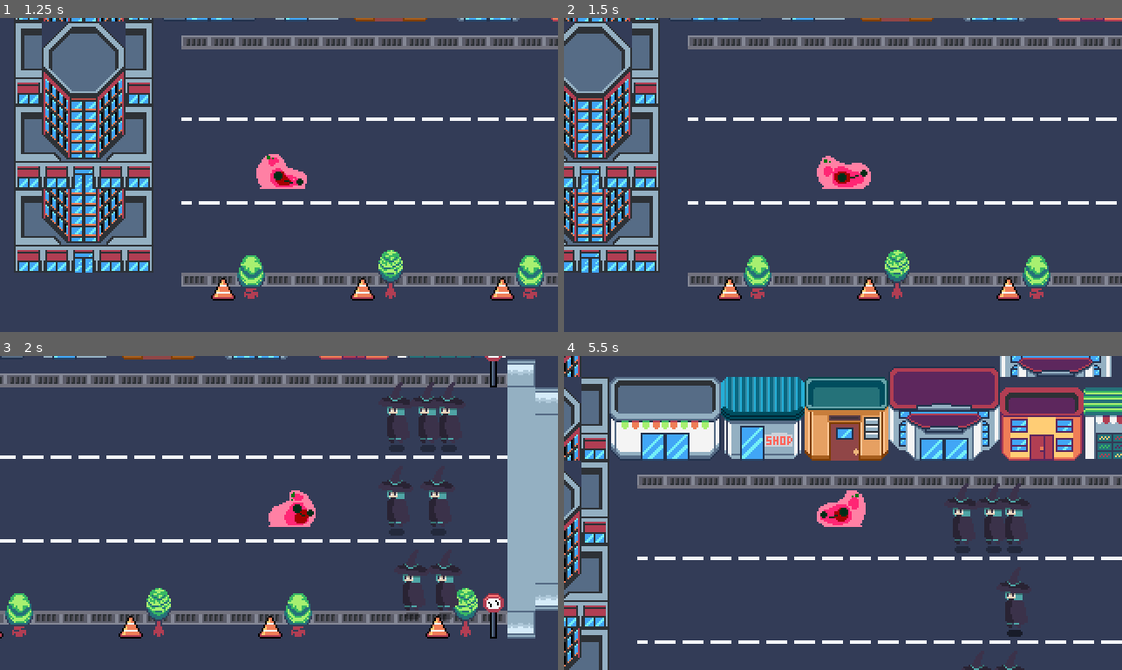
Above: before the commit, frames 1-4 (two rows, left to right).
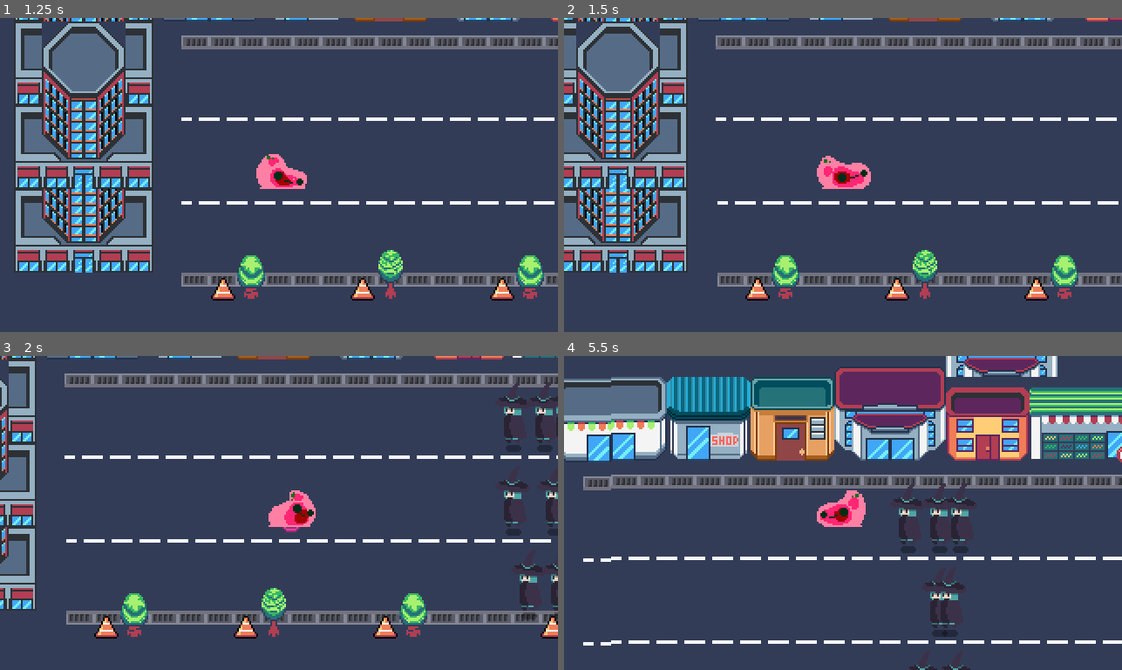
Above: after the commit, the same moments.

Repository: AliSp77/POP_em
Game: Godot game, scene res://menus/Scenes/start_menu.tscn
Same seed, same stepped clock (60 frames per second), same inputs: the game is played once before the commit and once after it.
Inputs:
- Up to frame 1 (1.25 s): click "Start" at 0.5 s
- Up to frame 2 (1.5 s): hold D (right) from 1.28 s (still down); tap Space (fire) at 1.35 s
- Up to frame 3 (2 s): keep holding D (right); tap 1 (power1, bound only after the commit) at 1.55 s
- Up to frame 4 (5.5 s): tap 1 (power1, bound only after the commit) at 2.1, 4.55 s; tap 2 (power2, bound only after the commit) at 2.3, 2.85, 5.3 s; release D (right) at 2.78 s; hold A (left) 2.78-3.53 s; tap 3 (power3, bound only after the commit) at 3.05, 3.6 s; hold D (right) 3.53-5.03 s; tap Space (fire) at 3.8, 4.35 s; hold A (left) from 5.03 s (still down); tap W (top) at 5.1 s

Frame 1 is identical in both runs. In frame 2, 18% of the frame differs, in the area x 0-100%, y 0-90%; in frame 3, 24%; in frame 4, 32%, in the area x 0-100%, y 0-100%.
Error after the commit: Cannot call method 'start' on a null value. (res://hurt_box.gd:19)

Commit message:
gameplay

Diff:
--- a/Enemy/enemy.tscn
+++ b/Enemy/enemy.tscn
@@ -1,9 +1,10 @@
-[gd_scene load_steps=7 format=3 uid="uid://d240y8tw3hb2e"]
+[gd_scene load_steps=8 format=3 uid="uid://d240y8tw3hb2e"]
 
 [ext_resource type="Script" path="res://Enemy/enemy.gd" id="1_mc60o"]
 [ext_resource type="Texture2D" uid="uid://bnq10d77kthvh" path="res://assets/blue-witch/B_witch_run.png" id="1_sxm34"]
 [ext_resource type="Script" path="res://hurt_box.gd" id="2_exd00"]
 [ext_resource type="Script" path="res://health.gd" id="4_djxjq"]
+[ext_resource type="PackedScene" uid="uid://cp33kksvtvaf3" path="res://gun/hit_box.tscn" id="5_7xo68"]
 
 [sub_resource type="CapsuleShape2D" id="CapsuleShape2D_0hamc"]
 radius = 6.0
@@ -41,3 +42,10 @@
 
 [node name="Health" type="Node" parent="."]
 script = ExtResource("4_djxjq")
+
+[node name="Hitbox" parent="." instance=ExtResource("5_7xo68")]
+collision_layer = 8
+
+[node name="CollisionShape2D" type="CollisionShape2D" parent="Hitbox"]
+position = Vector2(1, 1)
+shape = SubResource("CapsuleShape2D_0hamc")
--- a/gun/gun.gd
+++ b/gun/gun.gd
@@ -4,15 +4,35 @@
 @onready var marker_2d: Marker2D = $Marker2D
 @onready var player: CharacterBody2D = $".."
 
+var projectile_color: Color
+var Normal: Dictionary = {
+	"speed": 100,
+	"range": 100,
+	"random_range": 50,
+	"damage": 1
+}
+var Cinemenn: Dictionary = {
+	"speed": 30,
+	"range": 50,
+	"random_range": 20,
+	"damage": 2
+}
+var Mint: Dictionary = {
+	"speed": 200,
+	"range": 150,
+	"random_range": 10,
+	"damage": 1
+}
 
-var projectile_color: Color = Color(164, 0, 0, 1)
+var power_select: Dictionary = Normal
 
 func _process(delta: float) -> void:
-
 	if Input.is_action_just_pressed("fire"):
 		var bullet_instance = BULLET.instantiate()
 		get_tree().root.add_child(bullet_instance)
+		bullet_instance.start_pos = marker_2d.global_position.x
 		bullet_instance.direction_hit = player.scale[1]
 		bullet_instance.global_position = marker_2d.global_position
 		bullet_instance.ColorChange(projectile_color)
-		print(player.scale)
+		bullet_instance.power = power_select
+		bullet_instance.get_node("Hitbox").damage = power_select["damage"]
--- a/gun/gun.tscn
+++ b/gun/gun.tscn
@@ -1,17 +1,11 @@
-[gd_scene load_steps=3 format=3 uid="uid://cq7cgixja67yd"]
+[gd_scene load_steps=2 format=3 uid="uid://cq7cgixja67yd"]
 
 [ext_resource type="Script" path="res://gun/gun.gd" id="1_h30cn"]
-[ext_resource type="Texture2D" uid="uid://8gs1bhmdf67i" path="res://gun/gun/pixil-frame-0 (3).png" id="2_wqae3"]
 
 [node name="Pistol" type="Node2D"]
 modulate = Color(1, 1, 0, 1)
 scale = Vector2(0.8, 0.8)
 script = ExtResource("1_h30cn")
 
-[node name="Sprite2D" type="Sprite2D" parent="."]
-texture = ExtResource("2_wqae3")
-offset = Vector2(5, 0)
-flip_h = true
-
 [node name="Marker2D" type="Marker2D" parent="."]
 position = Vector2(13, -5)
--- a/gun/projectile.gd
+++ b/gun/projectile.gd
@@ -6,19 +6,31 @@
 
 const SPEED: int = 200
 var direction_hit: int = 1
+var start_pos: float
+
+var range: int = 80
+var random_ness: int = 2
+var random_range: int = 40
+
+var power: Dictionary
 
 func ColorChange(color_value: Color):
 	sprite_2d.modulate = color_value
 
 func _process(delta: float) -> void:
-	position += direction_hit * transform.x * SPEED * delta
-	if position.x > 150 :
+	position += direction_hit * transform.x * power["speed"] * delta
+	if position.x * direction_hit > start_pos  + power["range"] :
 		queue_free()
-	if position.x <= 120:
+	if position.x* direction_hit <= start_pos + power["random_range"]:
 		var random_number = randf_range(-1, 1)
 		position.y += random_number
 		clamp(position.y, position.y-1, position.y)
-	elif position.x > 120:
-		var random_number = randf_range(-5, 5)
+	elif position.x* direction_hit > start_pos + power["random_range"]:
+		var random_number = randf_range(-random_ness, random_ness)
 		position.y += random_number
-		clamp(position.y, position.y-4, position.y)
+		clamp(position.y, position.y-random_ness, position.y)
+
+
+func _on_hit_body_entered(body: Node2D) -> void:
+	print(body)
+	queue_free()
--- a/gun/projectile.tscn
+++ b/gun/projectile.tscn
@@ -44,10 +44,15 @@
 "shoot": SubResource("Animation_nebqo")
 }
 
+[sub_resource type="CircleShape2D" id="CircleShape2D_lgpfw"]
+radius = 4.0
+
 [node name="projectile" type="Node2D"]
+z_index = 2
 script = ExtResource("1_i2rtl")
 
 [node name="Sprite2D" type="Sprite2D" parent="."]
+self_modulate = Color(1, 0.501961, 1, 1)
 texture = ExtResource("2_i37fn")
 hframes = 6
 
@@ -64,3 +69,13 @@
 "": SubResource("AnimationLibrary_lga7k")
 }
 autoplay = "shoot"
+
+[node name="hit" type="Area2D" parent="."]
+collision_layer = 8
+collision_mask = 8
+
+[node name="CollisionShape2D" type="CollisionShape2D" parent="hit"]
+shape = SubResource("CircleShape2D_lgpfw")
+
+[connection signal="area_entered" from="hit" to="." method="_on_hit_area_entered"]
+[connection signal="body_entered" from="hit" to="." method="_on_hit_body_entered"]
--- a/health.gd
+++ b/health.gd
@@ -1,4 +1,10 @@
 extends Node
 class_name Health
 
-@export var health = 5
+@export var health = 10
+
+signal HealthDepleted
+
+func die():
+	if health == 0:
+		get_tree().quit()
--- a/hit_box.gd
+++ b/hit_box.gd
@@ -1,7 +1,7 @@
 extends Area2D
 class_name HitBox
 
-@export var damage: int = 5: set = set_damage, get = get_damage
+@export var damage: int = 1: set = set_damage, get = get_damage
 
 func set_damage(value):
 	damage = value
--- a/hurt_box.gd
+++ b/hurt_box.gd
@@ -4,12 +4,19 @@
 signal DamageTaken(damage: int)
 
 @export var health: Health
+var inv: bool = false
+@onready var invulner: Timer = $"../invulner"
 
 func _ready() -> void:
 	connect("area_entered", on_are_entered)
 
 func on_are_entered(hitbox: HitBox) -> void:
-	if hitbox != null:
+	if hitbox != null and not inv:
 		health.health -= hitbox.damage
+		print(health.health)
 		DamageTaken.emit(hitbox.damage)
-		print("ouch")
+		inv = true
+		invulner.start()
+
+func _on_invulner_timeout() -> void:
+	inv = false
--- a/player/Scripts/state_machine.gd
+++ b/player/Scripts/state_machine.gd
@@ -16,7 +16,6 @@
 	else:
 		current_state = States[0]
 	current_state.enter()
-	print(current_state)
 
 func _unhandled_input(event: InputEvent) -> void:
 	current_state.handle_input(event)
@@ -25,10 +24,8 @@
 func _process(delta: float) -> void:
 	current_state.update(delta)
 
-
 func _physics_process(delta: float) -> void:
 	current_state.physics_update(delta)
-
 
 func change_state(new_state: State) -> void:
 
--- a/player/Scripts/walk.gd
+++ b/player/Scripts/walk.gd
@@ -4,7 +4,7 @@
 
 var direction : int = 1
 var current_direcion: int = 1
-var move_speed = 200
+var move_speed = 100
 @onready var sprite: Sprite2D = $"../../Sprite2D"
 @onready var animation: AnimationPlayer = $"../../Animation"
 
@@ -49,7 +49,6 @@
 ## is a dictionary with arbitrary data the state can use to initialize itself.
 func enter() -> void:
 	animation.play("Run")
-	print("walk")
 
 ## Called by the state machine before changing the active state. Use this function
 ## to clean up the state.
--- a/player/fall.gd
+++ b/player/fall.gd
@@ -12,7 +12,7 @@
 
 func enter():
 	animation.play("jump")
-	print("fall")
+
 	last_y = player.position.y
 	collision.disabled = true
 
--- a/player/idle.gd
+++ b/player/idle.gd
@@ -41,7 +41,6 @@
 func enter() -> void:
 	player.velocity.x = 0
 	animation.play("idle")
-	print("idle")
 
 ## Called by the state machine before changing the active state. Use this function
 ## to clean up the state.
--- a/player/jump.gd
+++ b/player/jump.gd
@@ -13,7 +13,6 @@
 
 func enter():
 	animation.play("jump")
-	print("jump")
 	player.velocity.y = Jump_speed
 	last_y = player.position.y
 	collision.disabled = true
--- a/player/player.gd
+++ b/player/player.gd
@@ -1,14 +1,31 @@
 extends CharacterBody2D
 @onready var state_machine: StateMachine = $StateMachine
+@onready var animation: AnimationPlayer = $Animation
 
-
+@onready var pistol: Node2D = $Pistol
 
 func _ready() -> void:
 	state_machine.init(self)
+	pistol.projectile_color = Color(1, 0.5019, 0.6431)
+	pistol.power_select = pistol.Normal
 
 func _physics_process(delta: float) -> void:
+	if Input.is_action_just_pressed("power1"):
+		pistol.projectile_color = Color(1, 0.5019, 0.6431)
+		pistol.power_select = pistol.Normal
+	if Input.is_action_just_pressed("power2"):
+		pistol.projectile_color = Color(0.6431, 0, 0)
+		pistol.power_select = pistol.Cinemenn
+	if Input.is_action_just_pressed("power3"):
+		pistol.projectile_color = Color(0, 0.4549, 0.0705)
+		pistol.power_select = pistol.Mint
+
+
 	if position.x <= 10 :
 		position.x = 10
 	if position.x >= 310:
 		position.x = 310
 	move_and_slide()
+
+func _on_hurt_box_damage_taken(damage: int) -> void:
+	animation.play("ouch")
--- a/player/player.tscn
+++ b/player/player.tscn
@@ -7,6 +7,9 @@
 [ext_resource type="Script" path="res://player/Scripts/walk.gd" id="5_s6wi1"]
 [ext_resource type="Script" path="res://player/jump.gd" id="6_dg0n0"]
 [ext_resource type="Script" path="res://player/fall.gd" id="7_vmbab"]
+[ext_resource type="PackedScene" uid="uid://cq7cgixja67yd" path="res://gun/gun.tscn" id="8_i3uoo"]
+[ext_resource type="PackedScene" uid="uid://bp6hp8jyxrs8m" path="res://gun/hurt_box.tscn" id="9_l5yb3"]
+[ext_resource type="PackedScene" uid="uid://c8iy16j2row0j" path="res://gun/health.tscn" id="10_nf2vp"]
 
 [sub_resource type="CapsuleShape2D" id="CapsuleShape2D_omm3f"]
 radius = 6.99944
@@ -61,6 +64,22 @@
 
 [sub_resource type="Animation" id="Animation_pm3y4"]
 resource_name = "jump"
+length = 0.4
+tracks/0/type = "value"
+tracks/0/imported = false
+tracks/0/enabled = true
+tracks/0/path = NodePath("character:frame")
+tracks/0/interp = 1
+tracks/0/loop_wrap = true
+tracks/0/keys = {
+"times": PackedFloat32Array(0, 0.4),
+"transitions": PackedFloat32Array(1, 1),
+"update": 0,
+"values": [34, 39]
+}
+
+[sub_resource type="Animation" id="Animation_yakp4"]
+resource_name = "ouch"
 length = 0.3
 tracks/0/type = "value"
 tracks/0/imported = false
@@ -69,10 +88,10 @@
 tracks/0/interp = 1
 tracks/0/loop_wrap = true
 tracks/0/keys = {
-"times": PackedFloat32Array(0, 0.1, 0.2, 0.3),
-"transitions": PackedFloat32Array(1, 1, 1, 1),
+"times": PackedFloat32Array(0, 0.133333, 0.3),
+"transitions": PackedFloat32Array(1, 1, 1),
 "update": 1,
-"values": [34, 35, 36, 39]
+"values": [34, 33, 34]
 }
 
 [sub_resource type="AnimationLibrary" id="AnimationLibrary_n44eu"]
@@ -80,7 +99,8 @@
 "RESET": SubResource("Animation_ske0g"),
 "Run": SubResource("Animation_6fpvw"),
 "idle": SubResource("Animation_pr3ng"),
-"jump": SubResource("Animation_pm3y4")
+"jump": SubResource("Animation_pm3y4"),
+"ouch": SubResource("Animation_yakp4")
 }
 
 [node name="player" type="CharacterBody2D"]
@@ -137,4 +157,26 @@
 
 [node name="Camera2D" type="Camera2D" parent="."]
 
+[node name="Pistol" parent="." instance=ExtResource("8_i3uoo")]
+z_index = 1
+position = Vector2(-3, 6)
+
+[node name="HurtBox" parent="." node_paths=PackedStringArray("health") instance=ExtResource("9_l5yb3")]
+collision_layer = 1
+collision_mask = 8
+health = NodePath("../Health")
+
+[node name="CollisionShape2D" type="CollisionShape2D" parent="HurtBox"]
+position = Vector2(2, 1)
+rotation = 1.5708
+shape = SubResource("CapsuleShape2D_omm3f")
+
+[node name="Health" parent="." instance=ExtResource("10_nf2vp")]
+
+[node name="invulner" type="Timer" parent="."]
+wait_time = 1.5
+one_shot = true
+
 [connection signal="timeout" from="Timer" to="." method="_on_timer_timeout"]
+[connection signal="DamageTaken" from="HurtBox" to="." method="_on_hurt_box_damage_taken"]
+[connection signal="timeout" from="invulner" to="HurtBox" method="_on_invulner_timeout"]
--- a/project.godot
+++ b/project.godot
@@ -60,6 +60,21 @@
 "events": [Object(InputEventKey,"resource_local_to_scene":false,"resource_name":"","device":-1,"window_id":0,"alt_press …(195 unchanged characters)…
 ]
 }
+power1={
+"deadzone": 0.5,
+"events": [Object(InputEventKey,"resource_local_to_scene":false,"resource_name":"","device":-1,"window_id":0,"alt_pressed":false,"shift_pressed":false,"ctrl_pressed":false,"meta_pressed":false,"pressed":false,"keycode":0,"physical_keycode":49,"key_label":0,"unicode":49,"location":0,"echo":false,"script":null)
+]
+}
+power2={
+"deadzone": 0.5,
+"events": [Object(InputEventKey,"resource_local_to_scene":false,"resource_name":"","device":-1,"window_id":0,"alt_pressed":false,"shift_pressed":false,"ctrl_pressed":false,"meta_pressed":false,"pressed":false,"keycode":0,"physical_keycode":50,"key_label":0,"unicode":50,"location":0,"echo":false,"script":null)
+]
+}
+power3={
+"deadzone": 0.5,
+"events": [Object(InputEventKey,"resource_local_to_scene":false,"resource_name":"","device":-1,"window_id":0,"alt_pressed":false,"shift_pressed":false,"ctrl_pressed":false,"meta_pressed":false,"pressed":false,"keycode":0,"physical_keycode":51,"key_label":0,"unicode":51,"location":0,"echo":false,"script":null)
+]
+}
 
 [layer_names]
 
Not shown: 1 places in gun/projectile.tscn that only renumber resources
Not shown: 1 places in player/player.tscn that only renumber resources
